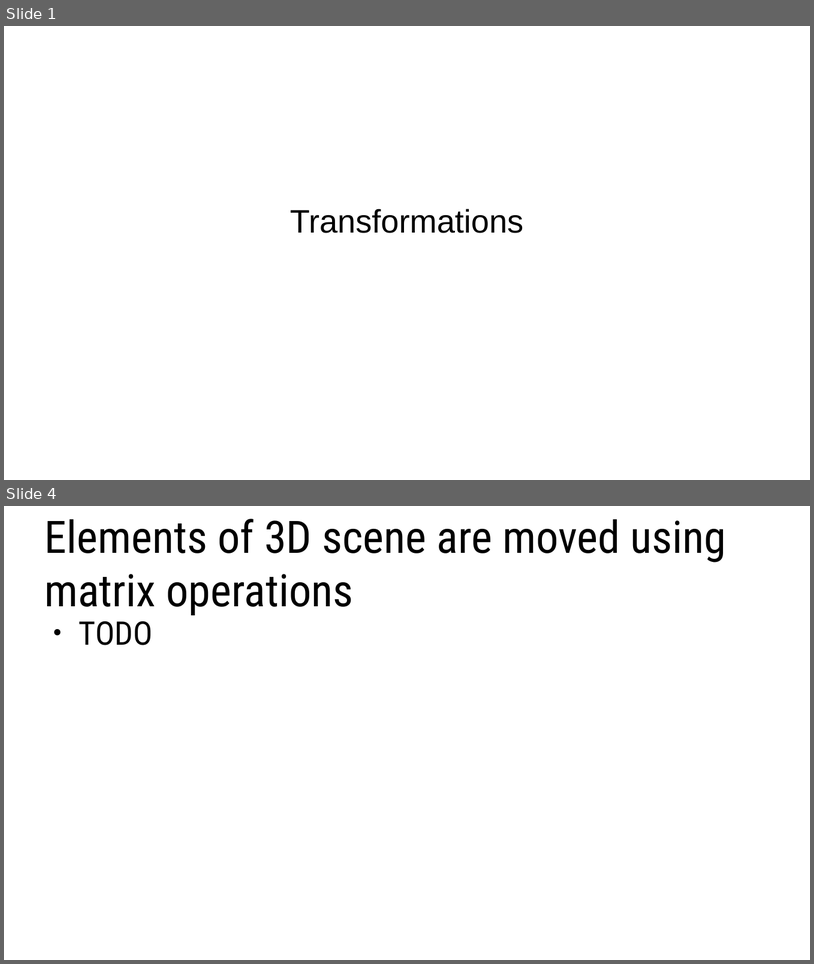
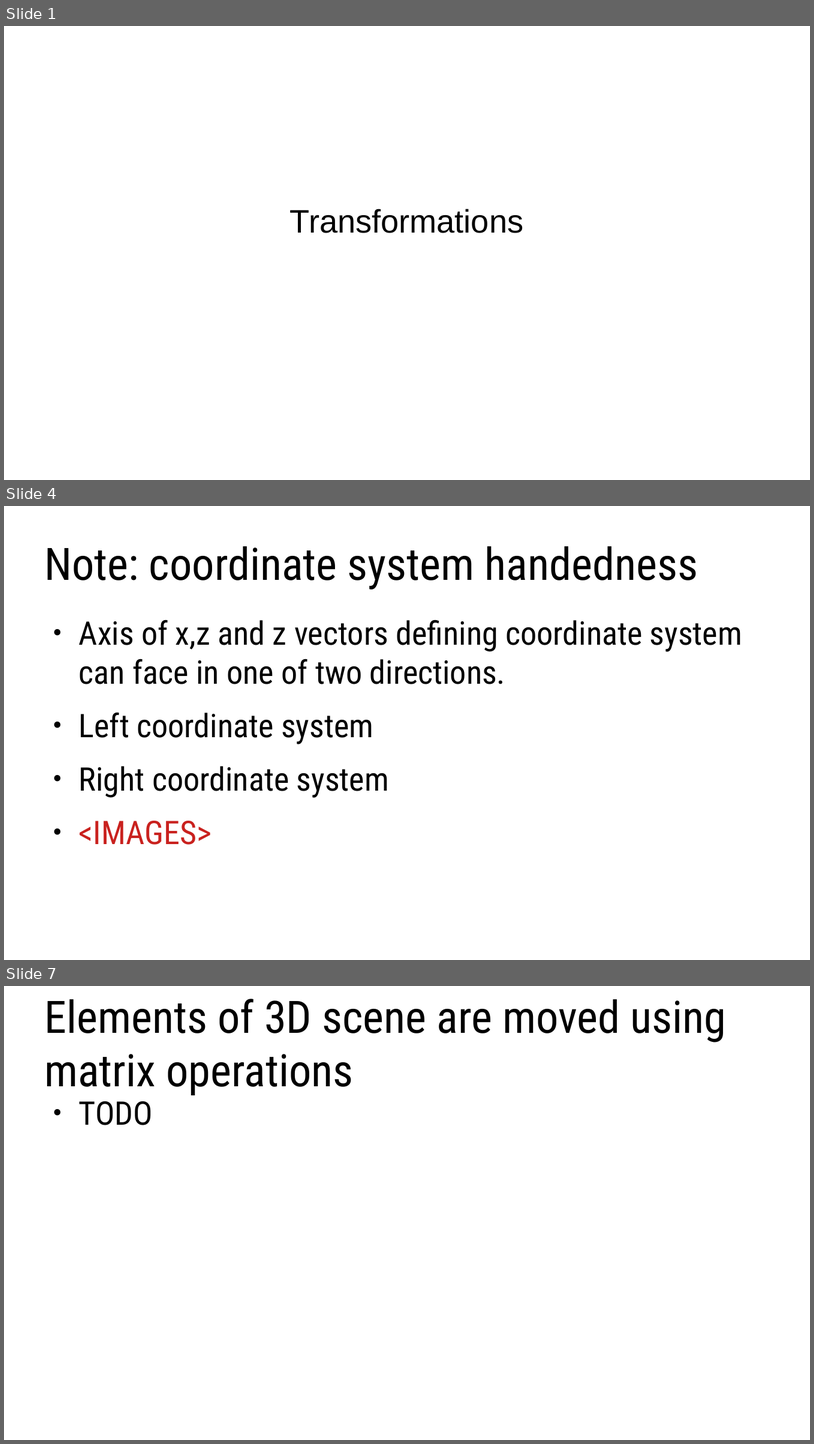
Before and after one commit to lorentzo/IntroductionToComputerGraphics, a slide deck: lectures/3_foundations_3d_scene/3_5_transformations.odp. Shown one above the other, each under a label of ours: slides 1 and 4 before the commit, slides 1, 4 and 7 after it; the slides between them are not shown. The pictures are 814x964 and 814x1444 pixels, drawn with LibreOffice and Linux fonts; fonts in the diff are those of the drawing. Boxes give left, top, right and bottom in pixels: in the first picture for what was removed or moved away, otherwise in the second. Text is boxed around its words. In the diff, an @@ line names an element or a change of style, - is before the commit and + after.

```diff
--- a/lectures/3_foundations_3d_scene/3_5_transformations.odp
+++ b/lectures/3_foundations_3d_scene/3_5_transformations.odp
@@ slide 4 added at bbox=[4, 506, 810, 960], background #FFFFFF @@
@@ title added at bbox=[44, 546, 698, 589], 44 pt, text #000000 @@
+Note: coordinate system handedness
@@ text added at bbox=[79, 620, 743, 844], 32 pt, text #000000 @@
+● Axis of x,z and z vectors defining coordinate system can face in one of two directions.
+● Left coordinate system
+● Right coordinate system
+● <IMAGES>
@@ what was slide 4 is now slide 7 @@
```
Also in this commit, not shown: 2 slides changed, 2 other slides added, 1 other file.
